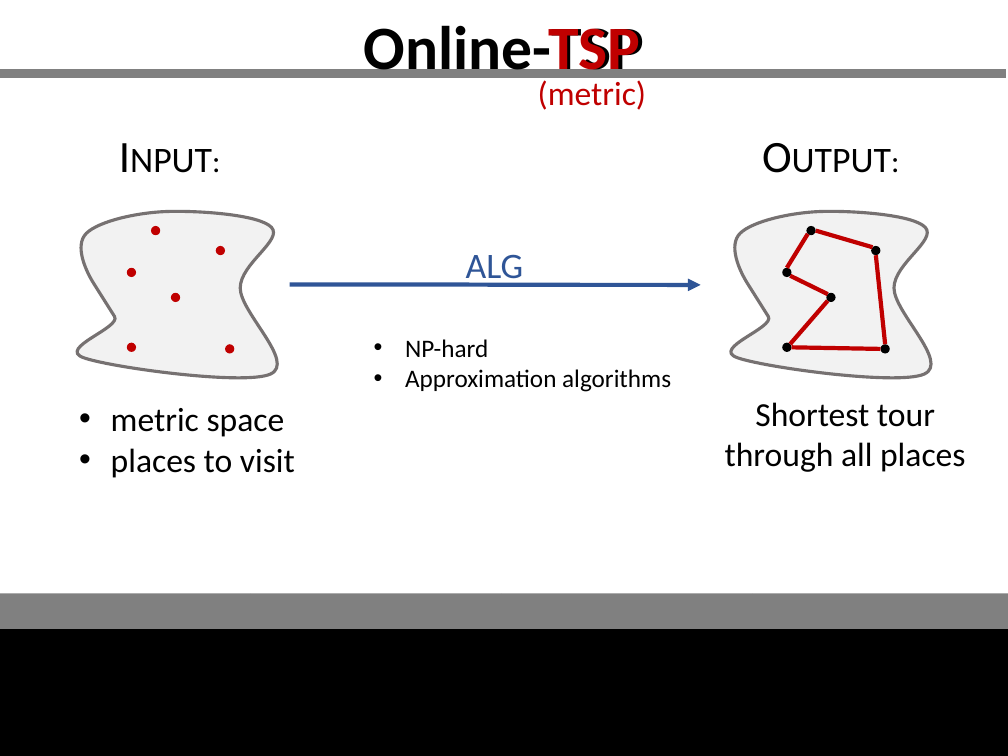
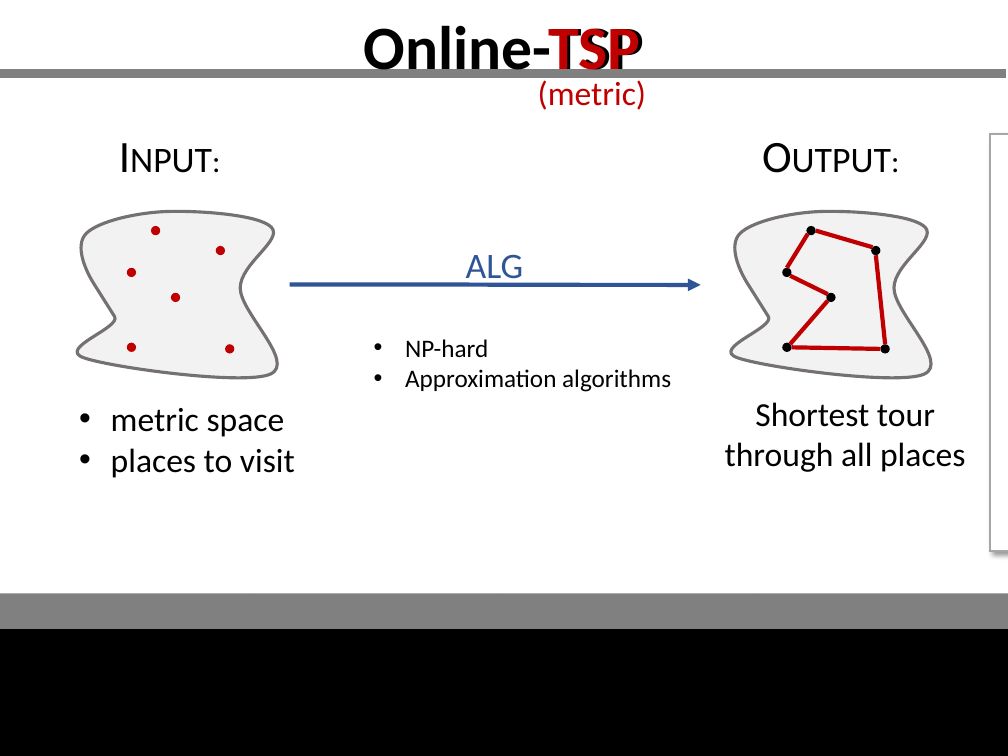
Before and after one commit to GraffL/talk-online-tsp, a slide deck: slide 2 of Präsentation43.pptx. Drawn at 1008x756 pixels with LibreOffice and Linux fonts; fonts in the diff are those of the drawing. Boxes give left, top, right and bottom in pixels: in the first picture for what was removed or moved away, otherwise in the second. Text is boxed around its words. In the diff, an @@ line names an element or a change of style, - is before the commit and + after.

```diff
--- a/Präsentation43.pptx
+++ b/Präsentation43.pptx
@@ rectangle added at (991,134,1008,551), fill #FFFFFF, outline #A6A6A6 1.5 pt @@
```
Also in this commit, not shown: 4 other slides changed, 4 slides added, 1 slide removed.
